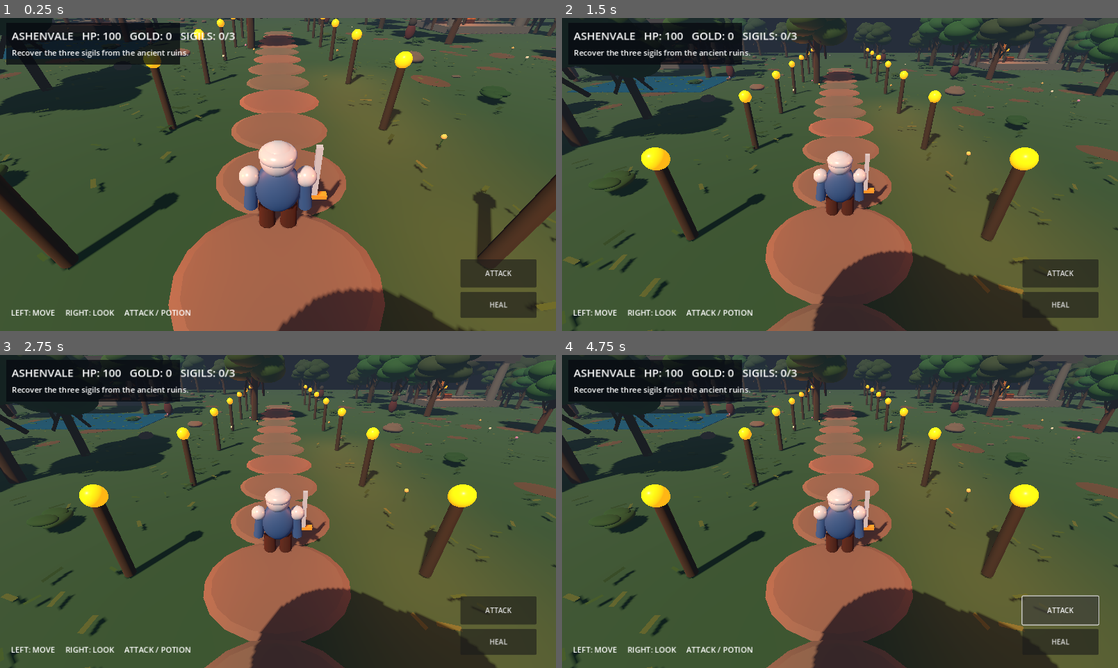
Above: before the commit, frames 1-4 (two rows, left to right).
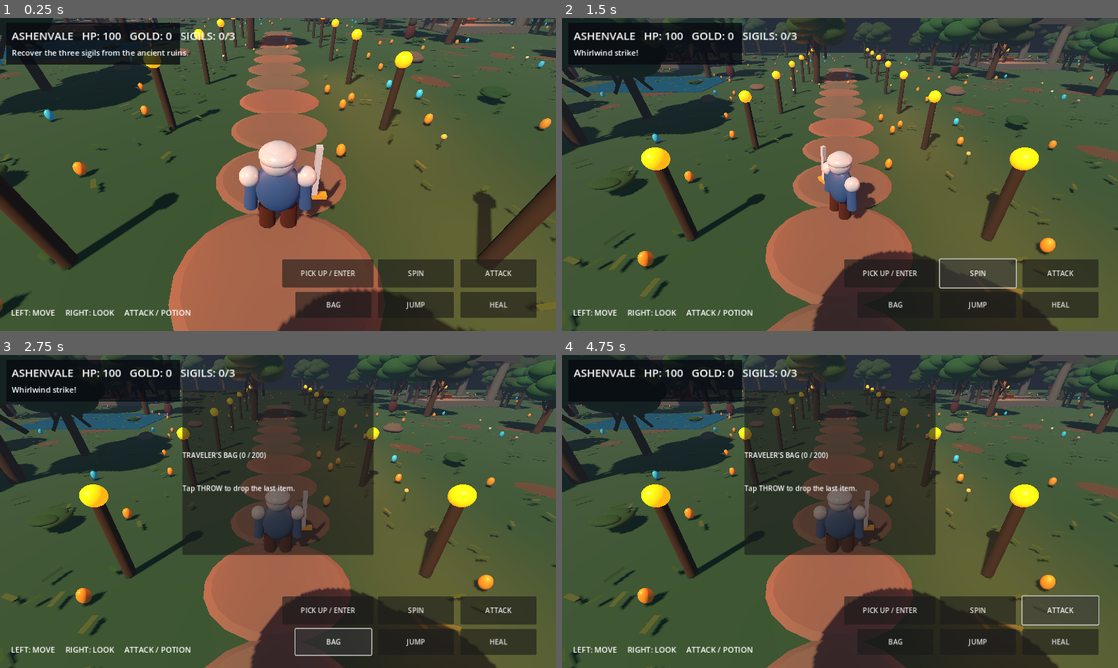
Above: after the commit, the same moments.

Repository: 82gtstang/MindControl
Game: Godot game, scene res://world.tscn
Same seed, same stepped clock (60 frames per second), same inputs: the game is played once before the commit and once after it.
Inputs (mouse positions are in pixels of both pictures, inside the frame that each line leads up to):
- Up to frame 1 (0.25 s): no input
- Up to frame 2 (1.5 s): click (979, 305) at 0.5 s, where only the run after the commit has a clickable "JUMP"; click (979, 274) at 1.25 s, where only the run after the commit has a clickable "SPIN"
- Up to frame 3 (2.75 s): click (333, 642) at 2 s, where only the run after the commit has a clickable "BAG"
- Up to frame 4 (4.75 s): click (890, 611) at 2.75 s, where only the run after the commit has a clickable "PICK UP / ENTER"; click (890, 611) at 3.5 s, where only the run after the commit has a clickable "PICK UP / ENTER"; click "ATTACK" at 4.25 s

The runs differ from the first frame. In frame 1, 5.3% of the frame differs, in the area x 0-100%, y 0-96%; in frame 2, 3.8%; in frame 3, 20%, in the area x 2-96%, y 10-97%; in frame 4, 19%.

Commit message:
Add explorable crypt, 320 collectibles, inventory, throw, jump and whirlwind attack

Diff:
--- a/godot/world.gd
+++ b/godot/world.gd
@@ -7,6 +7,14 @@
 var hero: CharacterBody3D
 var hero_visual: Node3D
 var hero_animation: AnimationPlayer
+var inventory: Array[String] = []
+var world_items: Array[Node3D] = []
+var inventory_panel: PanelContainer
+var inventory_text: Label
+var inside_dungeon := false
+var dungeon_root: Node3D
+var dungeon_entry := Vector3(13, 0, 11)
+var spin_cooldown := 0.0
 const HERO_MODEL := "res://assets/characters/hero.glb"
 const ENEMY_MODEL := "res://assets/characters/enemy.glb"
 var camera: Camera3D
@@ -43,6 +51,8 @@
 	_create_ruins()
 	_create_hero()
 	_create_enemies()
+	_create_dungeon()
+	_scatter_loot()
 	_create_ui()
 	Input.set_mouse_mode(Input.MOUSE_MODE_VISIBLE)
 
@@ -454,6 +464,38 @@
 	potion.size = Vector2(175, 60)
 	potion.pressed.connect(_heal)
 	layer.add_child(potion)
+	var jump := Button.new()
+	jump.text = "JUMP"
+	jump.position = Vector2(870, 630)
+	jump.size = Vector2(175, 60)
+	jump.pressed.connect(_jump)
+	layer.add_child(jump)
+	var spin := Button.new()
+	spin.text = "SPIN"
+	spin.position = Vector2(870, 555)
+	spin.size = Vector2(175, 65)
+	spin.pressed.connect(_spin_attack)
+	layer.add_child(spin)
+	var bag := Button.new()
+	bag.text = "BAG"
+	bag.position = Vector2(680, 630)
+	bag.size = Vector2(175, 60)
+	bag.pressed.connect(_toggle_bag)
+	layer.add_child(bag)
+	var interact := Button.new()
+	interact.text = "PICK UP / ENTER"
+	interact.position = Vector2(650, 555)
+	interact.size = Vector2(210, 65)
+	interact.pressed.connect(_interact)
+	layer.add_child(interact)
+	inventory_panel = PanelContainer.new()
+	inventory_panel.position = Vector2(420, 80)
+	inventory_panel.custom_minimum_size = Vector2(440, 380)
+	layer.add_child(inventory_panel)
+	inventory_text = Label.new()
+	inventory_panel.add_child(inventory_text)
+	inventory_panel.visible = false
+	_update_bag()
 
 func _unhandled_input(event: InputEvent) -> void:
 	if event is InputEventScreenTouch:
@@ -487,6 +529,7 @@
 	elapsed += delta
 	message_timer -= delta
 	attack_timer = maxf(0, attack_timer - delta)
+	spin_cooldown = maxf(0, spin_cooldown - delta)
 	var axis := move_axis
 	axis.x += Input.get_axis("ui_left", "ui_right")
 	axis.y += Input.get_axis("ui_up", "ui_down")
@@ -506,13 +549,19 @@
 		hero.velocity.z = move_toward(hero.velocity.z, 0, delta * 25)
 		_play_character_animation(hero_animation, ["idle", "breath"])
 		pivot.position.y = lerpf(pivot.position.y, 0.0, delta * 5)
+	if Input.is_action_just_pressed("ui_accept"):
+		_jump()
 	if not hero.is_on_floor():
 		hero.velocity.y -= 24 * delta
 	else:
 		hero.velocity.y = 0
 	hero.move_and_slide()
-	hero.position.x = clampf(hero.position.x, -54, 54)
-	hero.position.z = clampf(hero.position.z, -54, 54)
+	if inside_dungeon:
+		hero.position.x = clampf(hero.position.x, -11, 11)
+		hero.position.z = clampf(hero.position.z, 70, 108)
+	else:
+		hero.position.x = clampf(hero.position.x, -54, 54)
+		hero.position.z = clampf(hero.position.z, -54, 54)
 	var look_target := hero.global_position + Vector3(0, 1.65, 0)
 	var desired := look_target + Vector3(sin(yaw) * 5.8, 2.8 - pitch * 4.0, cos(yaw) * 5.8)
 	camera.global_position = camera.global_position.lerp(desired, minf(delta * 7, 1))
@@ -570,3 +619,139 @@
 		health = mini(100, health + 40)
 		message = "Restored 40 health for 20 gold."
 		message_timer = 3
+
+func _jump() -> void:
+	if hero.is_on_floor() and health > 0:
+		hero.velocity.y = 9.5
+		_play_character_animation(hero_animation, ["jump"])
+
+func _spin_attack() -> void:
+	if spin_cooldown > 0.0 or health <= 0:
+		return
+	spin_cooldown = 2.0
+	attack_timer = .7
+	var tween := create_tween()
+	tween.tween_property(pivot, "rotation:y", pivot.rotation.y + TAU, .52)
+	_play_character_animation(hero_animation, ["spin", "attack"])
+	for e in enemies.duplicate():
+		if is_instance_valid(e) and e.global_position.distance_to(hero.global_position) < 3.8:
+			enemies.erase(e)
+			e.queue_free()
+			coins += 10
+	message = "Whirlwind strike!"
+	message_timer = 2.0
+
+func _toggle_bag() -> void:
+	_update_bag()
+	inventory_panel.visible = not inventory_panel.visible
+
+func _update_bag() -> void:
+	if inventory_text == null:
+		return
+	var lines := "TRAVELER'S BAG (%d / 200)\n\n" % inventory.size()
+	for i in range(mini(inventory.size(), 16)):
+		lines += "%d. %s\n" % [i + 1, inventory[i]]
+	lines += "\nTap THROW to drop the last item."
+	inventory_text.text = lines
+
+func _interact() -> void:
+	if inside_dungeon and hero.position.distance_to(Vector3(0, .2, 72)) < 4.0:
+		inside_dungeon = false
+		hero.position = dungeon_entry + Vector3(0, .3, 2)
+		message = "You emerge from the ancient crypt."
+		message_timer = 4
+		return
+	if not inside_dungeon and hero.position.distance_to(dungeon_entry) < 4.0:
+		inside_dungeon = true
+		hero.position = Vector3(0, .2, 73)
+		message = "You descend into the forgotten crypt."
+		message_timer = 5
+		return
+	for item in world_items.duplicate():
+		if is_instance_valid(item) and hero.global_position.distance_to(item.global_position) < 2.6:
+			if inventory.size() >= 200:
+				message = "Bag is full."
+				return
+			inventory.append(str(item.get_meta("item_name", "Unknown relic")))
+			world_items.erase(item)
+			item.queue_free()
+			_update_bag()
+			message = "Collected " + inventory.back()
+			message_timer = 3
+			return
+	if not inventory.is_empty():
+		_throw_item()
+
+func _throw_item() -> void:
+	var name := inventory.pop_back()
+	var forward := -pivot.global_transform.basis.z.normalized()
+	var drop := Node3D.new()
+	drop.position = hero.position + forward * 2.4 + Vector3(0, .35, 0)
+	drop.set_meta("item_name", name)
+	add_child(drop)
+	var shape := sphere_mesh(drop, .23, Vector3.ZERO, material(Color(.75, .52, .22), .4))
+	shape.scale.y = .7
+	world_items.append(drop)
+	_update_bag()
+	message = "Threw " + name
+	message_timer = 3
+
+func _scatter_loot() -> void:
+	var names := ["Iron Sword", "Silver Dagger", "Health Potion", "Mana Potion", "Old Coin", "Ancient Key", "Rope", "Torch", "Crystal", "Herbs", "Leather Boots", "Iron Shield", "Rune Stone", "Emerald", "Ruby", "Map Fragment", "Mushroom", "Ring", "Arrow Bundle", "Spell Scroll"]
+	var gold_mat := material(Color(.74, .52, .17), .4)
+	var crystal_mat := material(Color(.22, .65, .76), .25, Color(.02, .08, .12))
+	for i in range(320):
+		var dungeon_item := i >= 260
+		var x := rng.randf_range(-48, 48) if not dungeon_item else rng.randf_range(-8, 8)
+		var z := rng.randf_range(-48, 48) if not dungeon_item else rng.randf_range(76, 105)
+		if not dungeon_item and absf(x) < 3.0 and absf(z) < 10.0:
+			x += 5.0
+		var item := Node3D.new()
+		item.name = "Loot_%d" % i
+		item.position = Vector3(x, .22, z)
+		var item_name: String = names[i % names.size()]
+		item.set_meta("item_name", item_name)
+		add_child(item)
+		var mesh := sphere_mesh(item, .19, Vector3.ZERO, crystal_mat if i % 5 == 0 else gold_mat)
+		mesh.scale = Vector3(.8, 1.2, .8)
+		world_items.append(item)
+
+func _create_dungeon() -> void:
+	var stone := material(Color(.19, .20, .22))
+	var floor_mat := material(Color(.27, .25, .24))
+	var stairs_mat := material(Color(.33, .30, .26))
+	# Exterior entry arch and a visible descending stairwell.
+	var entrance := Node3D.new()
+	entrance.position = dungeon_entry
+	add_child(entrance)
+	for x in [-2.0, 2.0]:
+		cylinder_mesh(entrance, .46, 4.0, Vector3(x, 2.0, 0), stone)
+	box_mesh(entrance, Vector3(5.3, .7, 1.5), Vector3(0, 4.2, 0), stone)
+	for i in range(8):
+		box_mesh(entrance, Vector3(3.0, .2, 1.1), Vector3(0, -.12 - float(i) * .18, -float(i) * .9), stairs_mat)
+	dungeon_root = Node3D.new()
+	dungeon_root.position = Vector3(0, 0, 70)
+	add_child(dungeon_root)
+	# Dungeon occupies a separate section of the world to avoid overlap with the forest.
+	var body := StaticBody3D.new()
+	dungeon_root.add_child(body)
+	box_mesh(body, Vector3(24, .6, 42), Vector3(0, -.4, 19), floor_mat)
+	var collision := CollisionShape3D.new()
+	var shape := BoxShape3D.new()
+	shape.size = Vector3(24, .6, 42)
+	collision.shape = shape
+	collision.position = Vector3(0, -.4, 19)
+	body.add_child(collision)
+	for x in [-12.0, 12.0]:
+		box_mesh(dungeon_root, Vector3(1.0, 6.0, 42), Vector3(x, 2.7, 19), stone)
+	for z in [0.0, 40.0]:
+		box_mesh(dungeon_root, Vector3(24, 6.0, 1.0), Vector3(0, 2.7, z), stone)
+	for i in range(7):
+		var z := 5.0 + float(i) * 5.0
+		for x in [-8.0, 8.0]:
+			cylinder_mesh(dungeon_root, .48, 5.0, Vector3(x, 2.5, z), stone)
+		_make_torch(Vector3(-9.0, 0, 70 + z))
+		_make_torch(Vector3(9.0, 0, 70 + z))
+	box_mesh(dungeon_root, Vector3(4, 1.0, 3), Vector3(0, .5, 34), stairs_mat)
+	var portal := sphere_mesh(dungeon_root, 1.2, Vector3(0, 2.0, 35), material(Color(.12, .29, .40), .25, Color(.06, .24, .39)))
+	portal.scale.z = .25
